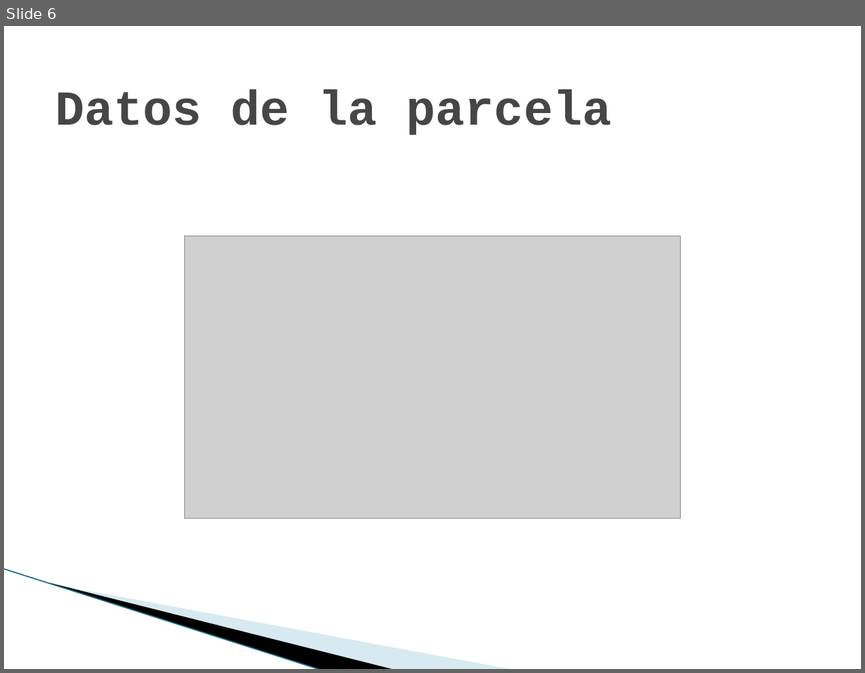
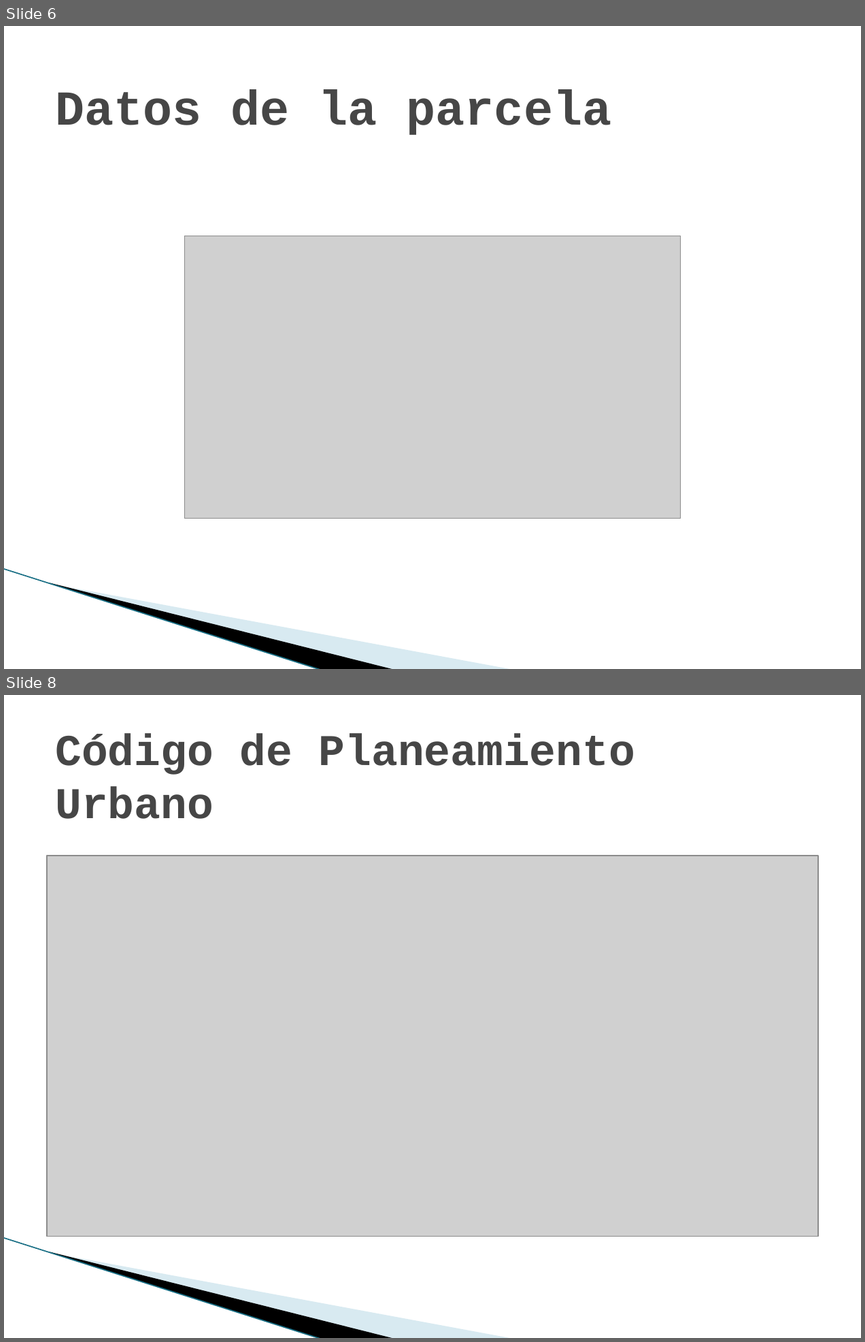
Before and after one commit to guido07/sg2-utn-2011-tp, a slide deck: TP Minería/Sistema de Información Geográfica.pptx. Shown one above the other, each under a label of ours: slide 6 before the commit, slides 6 and 8 after it; the slides between them are not shown. The pictures are 865x673 and 865x1342 pixels, drawn with LibreOffice and Linux fonts; fonts in the diff are those of the drawing; grey boxes stand for pictures; background and template pictures are left out. Boxes give left, top, right and bottom in pixels: in the first picture for what was removed or moved away, otherwise in the second. Text is boxed around its words. In the diff, an @@ line names an element or a change of style, - is before the commit and + after.

```diff
--- a/TP Minería/Sistema de Información Geográfica.pptx
+++ b/TP Minería/Sistema de Información Geográfica.pptx
@@ slide 8 added at (4,695,861,1338), background #FFFFFF; not listed: 3 template elements that a slide beside it also shows @@
@@ title added at (55,734,635,819), 36.9 pt, text #464646, bold @@
+Código de Planeamiento Urbano
@@ picture added at (47,855,818,1236) @@
```
Also in this commit, not shown: 1 slide changed, 1 other file.
